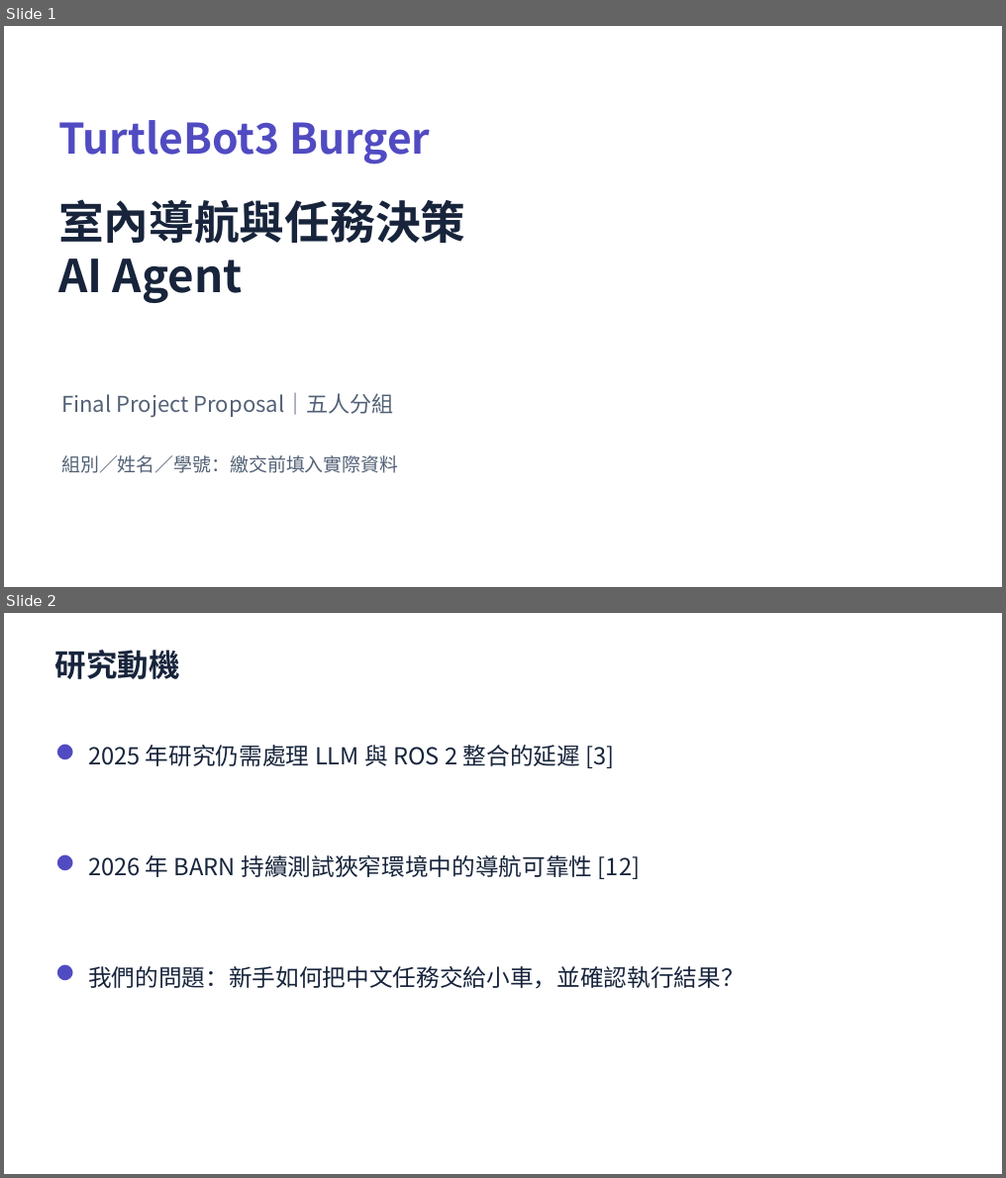
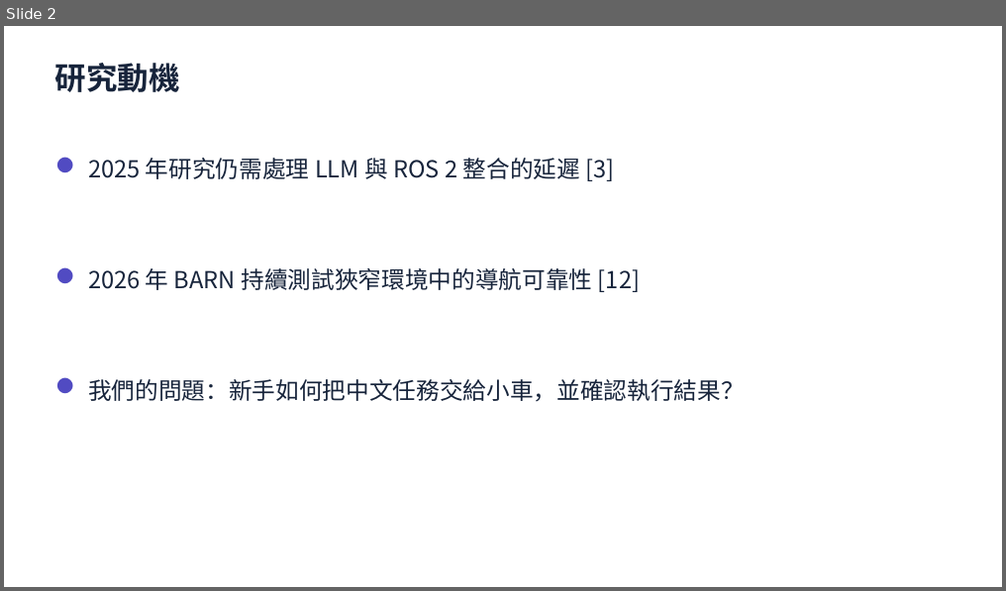
Before and after one commit to hank050392/tb3-navigation-agent, a slide deck: docs/TB3_Proposal.pptx. Shown one above the other, each under a label of ours: slides 1 and 2 before the commit, slide 2 after it. The pictures are 1006x1178 and 1006x591 pixels, drawn with LibreOffice and Linux fonts; fonts in the diff are those of the drawing. Boxes give left, top, right and bottom in pixels: in the first picture for what was removed or moved away, otherwise in the second. Text is boxed around its words. In the diff, an @@ line names an element or a change of style, - is before the commit and + after.

```diff
--- a/docs/TB3_Proposal.pptx
+++ b/docs/TB3_Proposal.pptx
@@ slide 1 removed at [4, 26, 1002, 587], background #FFFFFF @@
@@ text removed at [58, 120, 430, 165] @@
-TurtleBot3 Burger
@@ text removed at [58, 199, 465, 303] @@
-室內導航與任務決策
-AI Agent
@@ text removed at [61, 393, 394, 418] @@
-Final Project Proposal｜五人分組
@@ text removed at [61, 456, 398, 473] @@
-組別／姓名／學號：繳交前填入實際資料
```
Also in this commit, not shown: 1 slide added.
